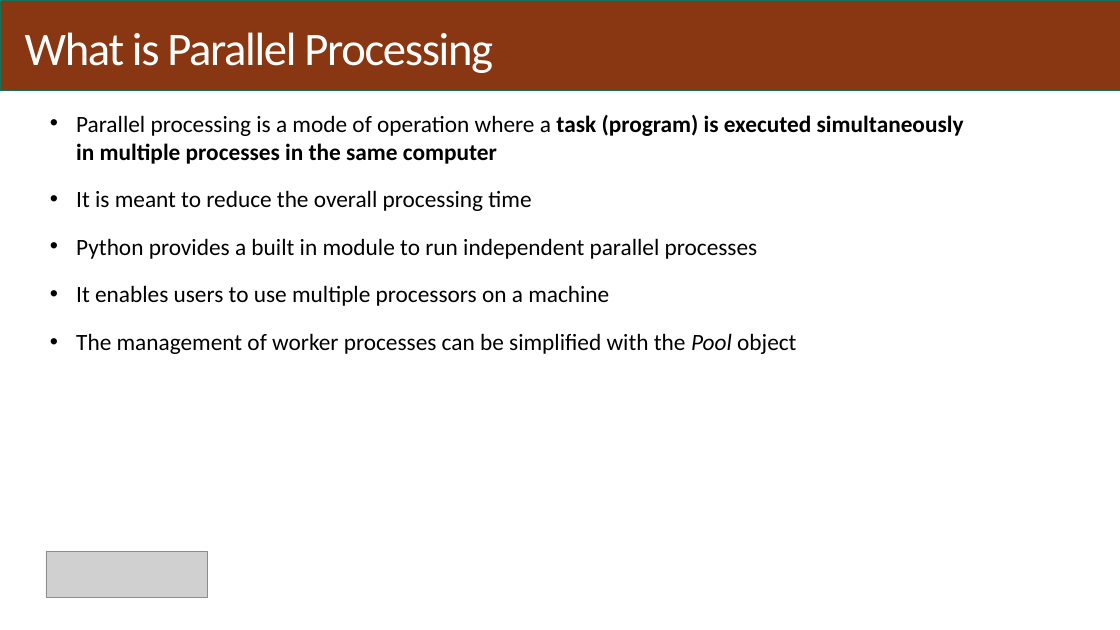
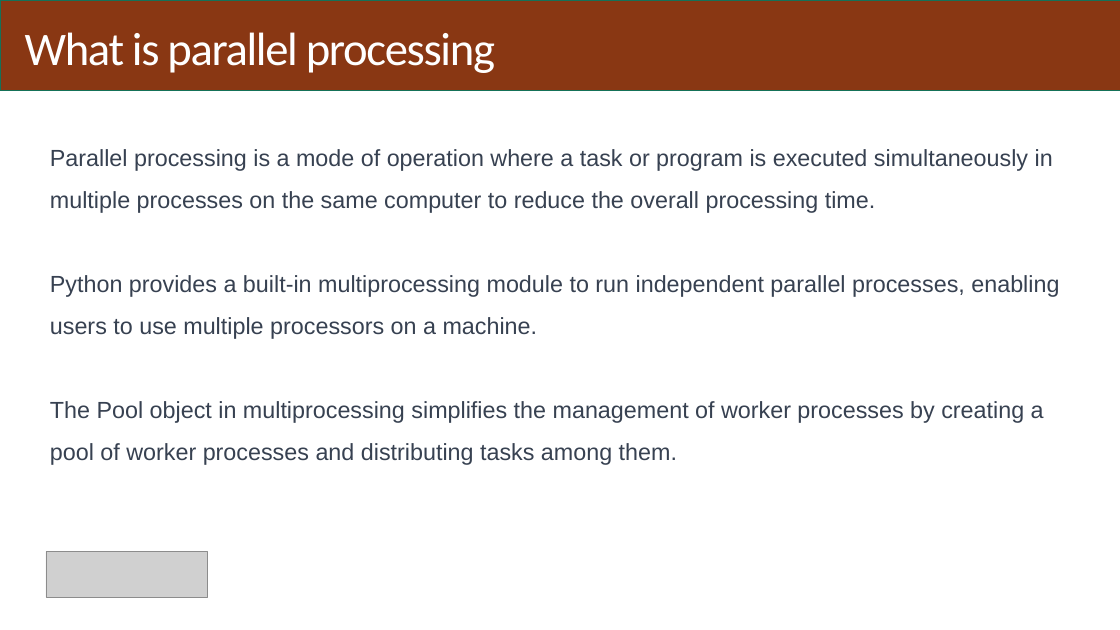
Before and after one commit to BangorUniversity/Research-Computing-Community, a slide deck: slide 16 of workshops/parallel_processing.pptx. Drawn at 1120x630 pixels with LibreOffice and Linux fonts; fonts in the diff are those of the drawing; grey boxes stand for pictures. Boxes give left, top, right and bottom in pixels: in the first picture for what was removed or moved away, otherwise in the second. Text is boxed around its words. In the diff, an @@ line names an element or a change of style, - is before the commit and + after.

```diff
--- a/workshops/parallel_processing.pptx
+++ b/workshops/parallel_processing.pptx
@@ title at [25,32,495,73]: text changed @@
-What is Parallel Processing
+What is parallel processing
@@ text at [50,149,1059,465]: text changed; font Calibri to Arial; text colour #000000 to #374151 @@
-• Parallel processing is a mode of operation where a task (program) is executed simultaneously in multiple processes in the same computer
-• It is meant to reduce the overall processing time
-• Python provides a built in module to run independent parallel processes
-• It enables users to use multiple processors on a machine
-• The management of worker processes can be simplified with the Pool object
+Parallel processing is a mode of operation where a task or program is executed simultaneously in multiple processes on the same computer to reduce the overall processing time.
+Python provides a built-in multiprocessing module to run independent parallel processes, enabling users to use multiple processors on a machine.
+The Pool object in multiprocessing simplifies the management of worker processes by creating a pool of worker processes and distributing tasks among them.
```
Also in this commit, not shown: 31 other slides changed, 5 slides added, 4 slides removed.
